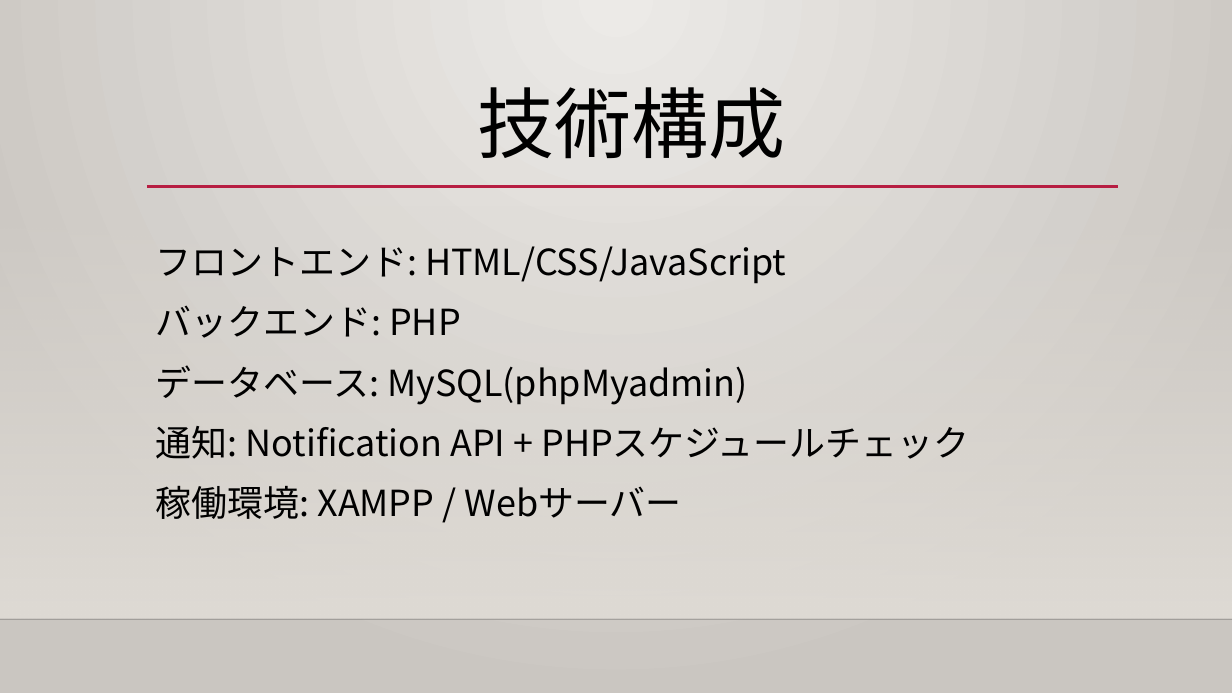
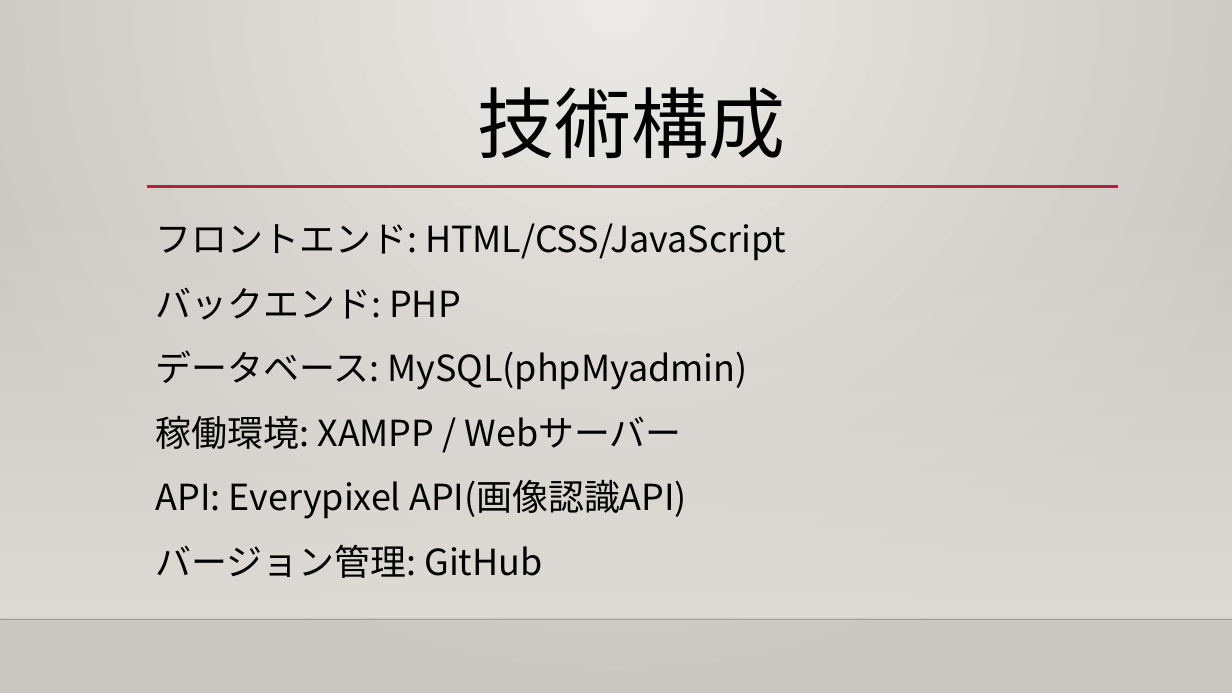
Before and after one commit to souma-89/hospital, a slide deck: slide 13 of 服薬/AI×服薬管理.pptx. Drawn at 1232x693 pixels with LibreOffice and Linux fonts; fonts in the diff are those of the drawing; background and template pictures are left out. Boxes give left, top, right and bottom in pixels: in the first picture for what was removed or moved away, otherwise in the second. Text is boxed around its words. In the diff, an @@ line names an element or a change of style, - is before the commit and + after.

```diff
--- a/服薬/AI×服薬管理.pptx
+++ b/服薬/AI×服薬管理.pptx
@@ text "フロントエンド: HTML/CSS/JavaScript": place and size @@
-text "フロントエンド: HTML/CSS/JavaScript" at (156,246,969,519)
+text "フロントエンド: HTML/CSS/JavaScript" at (156,223,786,578)
@@ text at (156,223,786,449): line spacing 1.1 to 1.2 @@
@@ text at (156,426,969,459): paragraph removed @@
-通知: Notification API + PHPスケジュールチェック
@@ text at (156,479,687,578): paragraphs added @@
+API: Everypixel API(画像認識API)
+バージョン管理: GitHub
```
Also in this commit, not shown: 2 other slides changed, 1 slide added, 1 slide removed, 6 other files.
